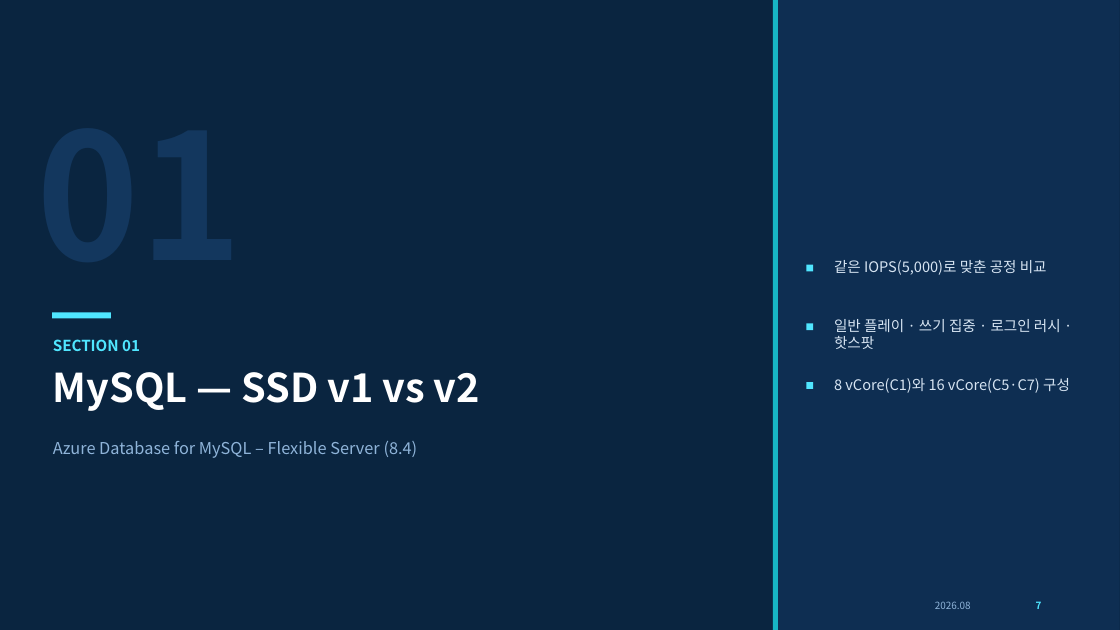
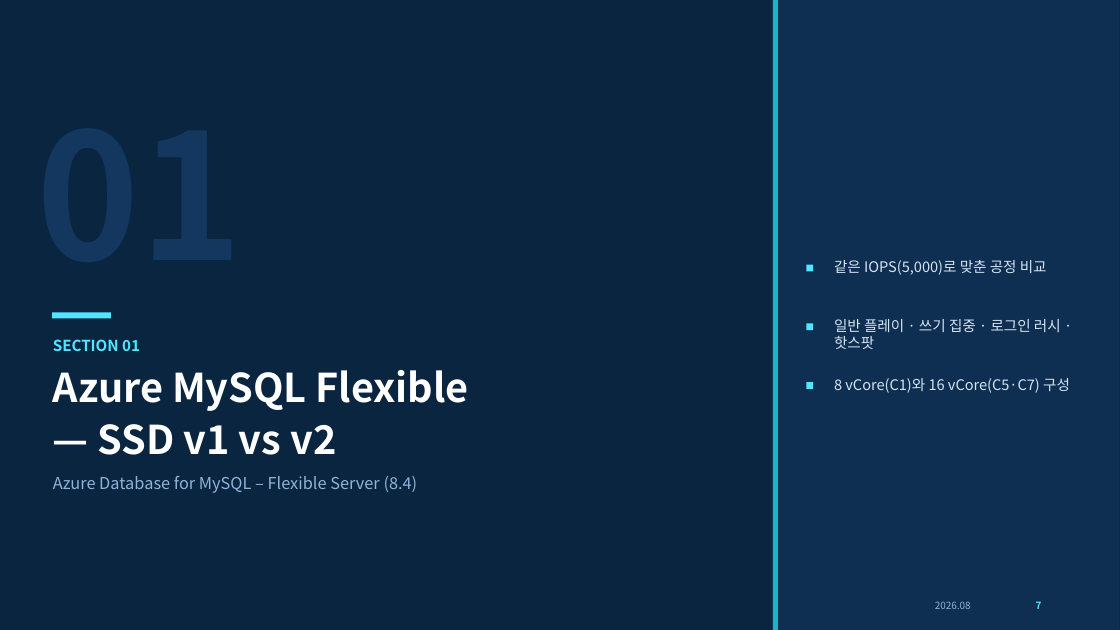
Before and after one commit to DalBamS/azure-db-game-benchmark, a slide deck: slide 7 of report/20260826_KRAFTON_DB_Benchmark_v2.pptx. Drawn at 1120x630 pixels with LibreOffice and Linux fonts; fonts in the diff are those of the drawing. Boxes give left, top, right and bottom in pixels: in the first picture for what was removed or moved away, otherwise in the second. Text is boxed around its words. In the diff, an @@ line names an element or a change of style, - is before the commit and + after.

```diff
--- a/report/20260826_KRAFTON_DB_Benchmark_v2.pptx
+++ b/report/20260826_KRAFTON_DB_Benchmark_v2.pptx
@@ text at box(53, 370, 469, 455): text changed @@
-MySQL — SSD v1 vs v2
+Azure MySQL Flexible
+— SSD v1 vs v2
@@ text "Azure Database for MySQL – ...": place and size @@
-text "Azure Database for MySQL – ..." at box(53, 441, 418, 458)
+text "Azure Database for MySQL – ..." at box(53, 476, 418, 493)
```
Also in this commit, not shown: 2 other slides changed, 2 other files.
